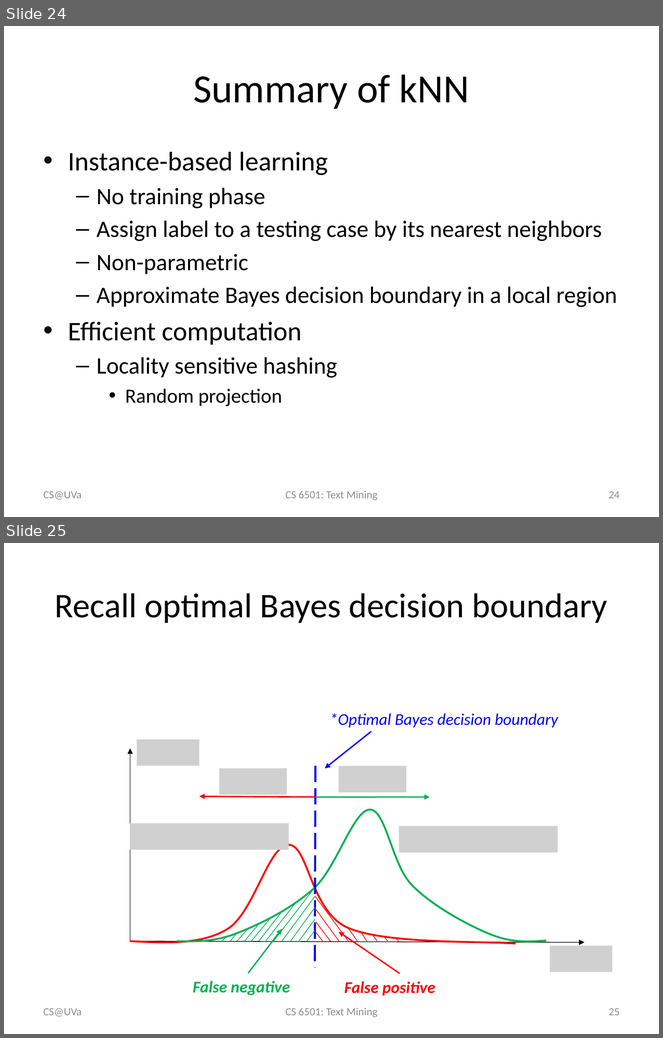
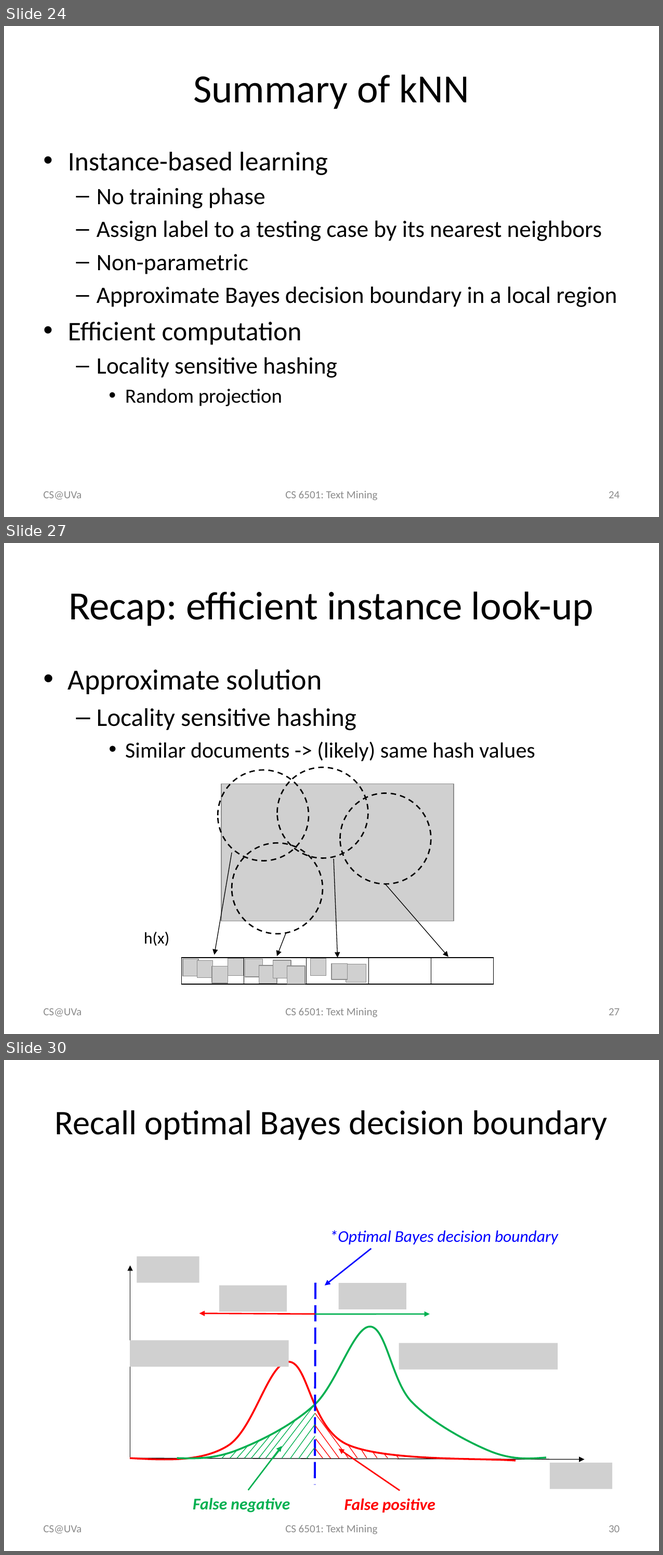
Before and after one commit to wang296/CS6501-Text-Mining, a slide deck: docs/kNN & Naïve Bayes.pptx. Shown one above the other, each under a label of ours: slides 24 and 25 before the commit, slides 24, 27 and 30 after it; the slides between them are not shown. The pictures are 663x1038 and 663x1555 pixels, drawn with LibreOffice and Linux fonts; fonts in the diff are those of the drawing; grey boxes stand for pictures; background and template pictures are left out. Boxes give left, top, right and bottom in pixels: in the first picture for what was removed or moved away, otherwise in the second. Text is boxed around its words. In the diff, an @@ line names an element or a change of style, - is before the commit and + after.

```diff
--- a/docs/kNN & Naïve Bayes.pptx
+++ b/docs/kNN & Naïve Bayes.pptx
@@ slide 27 added at (4,543,659,1034), background #FFFFFF @@
@@ title added at (68,591,594,626), 44 pt, text #000000 @@
+Recap: efficient instance look-up
@@ text added at (68,669,535,761), 24 pt, text #000000 @@
+• Approximate solution
+  – Locality sensitive hashing
+    • Similar documents -> (likely) same hash values
@@ ellipse added at (218,770,309,861), outline #000000 1.5 pt dashed @@
@@ ellipse added at (277,768,369,859), outline #000000 1.5 pt dashed @@
@@ picture added at (221,784,454,922) @@
@@ ellipse added at (340,793,431,884), outline #000000 1.5 pt dashed @@
@@ arrow added from (232, 853) to (214, 955), #000000 0.75 pt @@
@@ ellipse added at (232,843,323,934), outline #000000 1.5 pt dashed @@
@@ arrow added from (334, 859) to (337, 958), #000000 0.75 pt @@
@@ arrow added from (385, 884) to (448, 957), #000000 0.75 pt @@
@@ text added at (144,932,169,946), 18 pt, text #000000 @@
+h(x)
@@ arrow added from (286, 934) to (277, 956), #000000 0.75 pt @@
@@ table added at (181,958,493,984), 1 rows, 5 columns @@
+ |  |  |  | 
@@ group added at (183,959,366,984): 11 pictures @@
@@ text added at (44,1008,82,1017), 12 pt, text #8C8C8C @@
+CS@UVa
@@ text added at (285,1008,377,1018), 12 pt, text #8C8C8C @@
+CS 6501: Text Mining
@@ page number added at (609,1008,620,1016), 12 pt, text #8C8C8C @@
+27
@@ what was slide 25 is now slide 30 @@
@@ page number at (609,1525,620,1533): text changed @@
-25
+30
```
Also in this commit, not shown: 4 other slides added, 7 other files.
